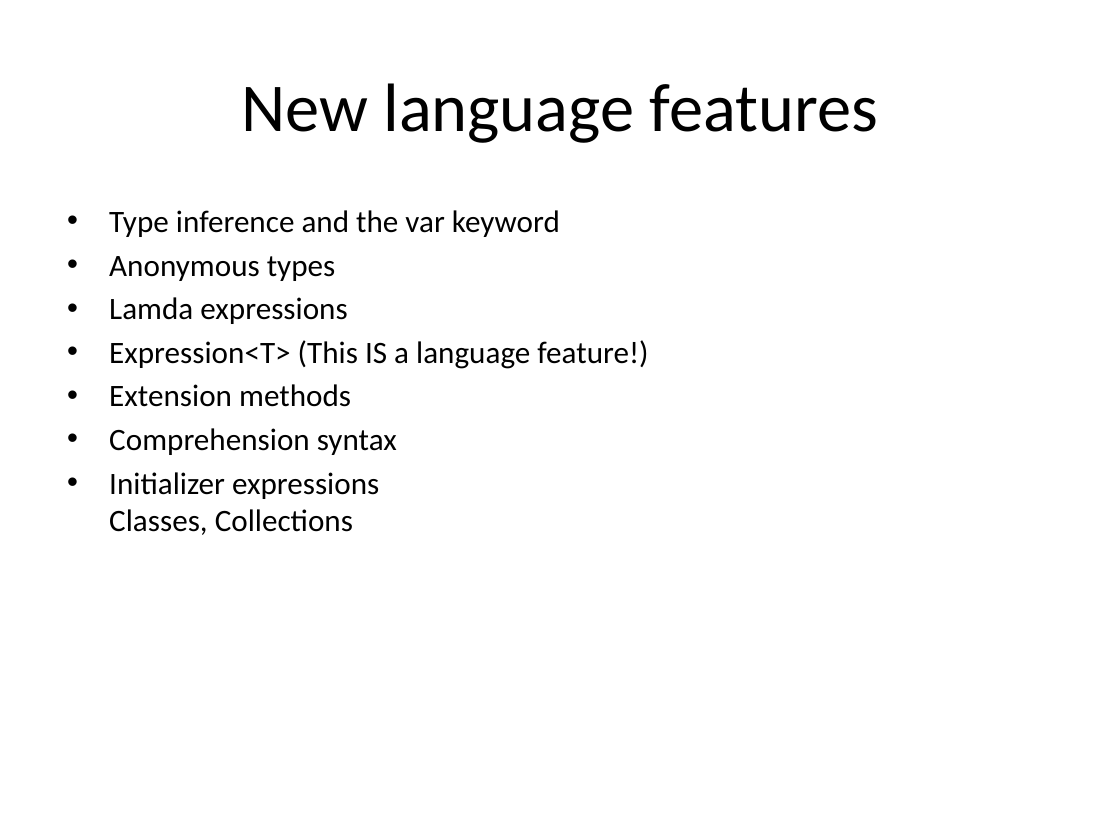
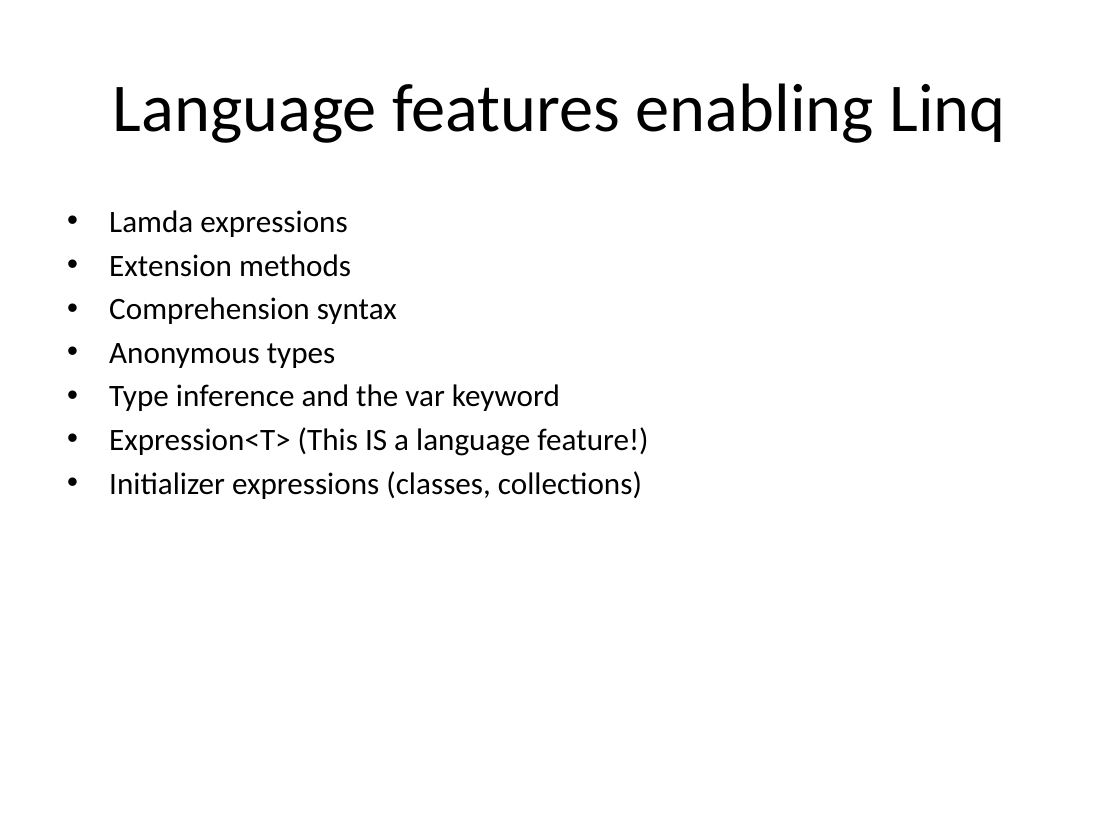
Before and after one commit to mlidbom/CSharpElevate, a slide deck: slide 6 of CSharp3.pptx. Drawn at 1120x840 pixels with LibreOffice and Linux fonts; fonts in the diff are those of the drawing. Boxes give left, top, right and bottom in pixels: in the first picture for what was removed or moved away, otherwise in the second. Text is boxed around its words. In the diff, an @@ line names an element or a change of style, - is before the commit and + after.

Commit message:
Update presentation.

```diff
--- a/CSharp3.pptx
+++ b/CSharp3.pptx
@@ title at [113, 83, 1005, 143]: text changed @@
-New language features
+Language features enabling Linq
@@ text at [109, 210, 560, 281]: paragraphs removed @@
-• Type inference and the var keyword
-• Anonymous types
@@ text at [109, 340, 648, 369]: paragraph removed @@
-• Expression<T> (This IS a language feature!)
@@ text at [109, 343, 648, 499]: text changed @@
-• Initializer expressions
-  Classes, Collections
+• Anonymous types
+• Type inference and the var keyword
+• Expression<T> (This IS a language feature!)
+• Initializer expressions (classes, collections)
```
Also in this commit, not shown: 3 other slides changed.
